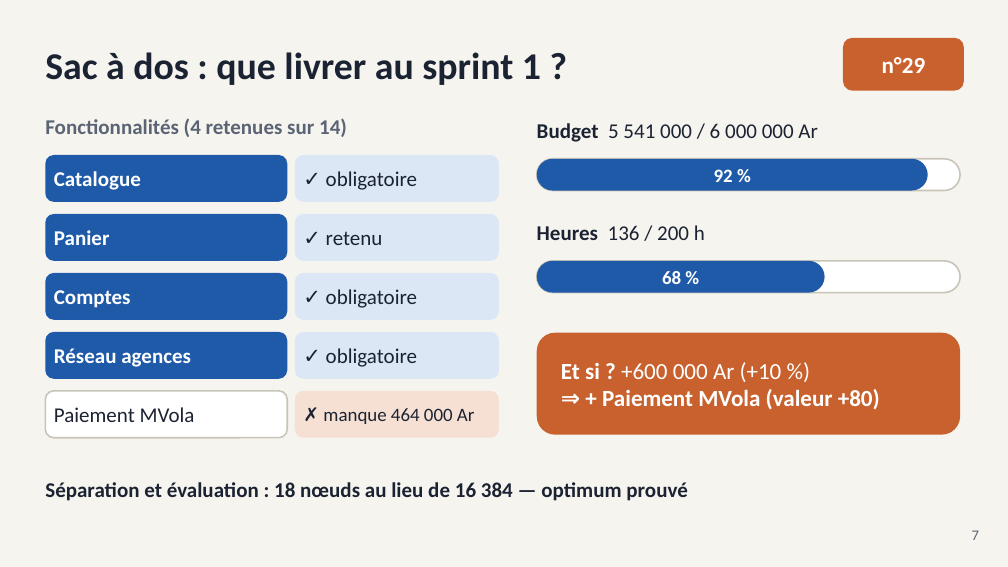
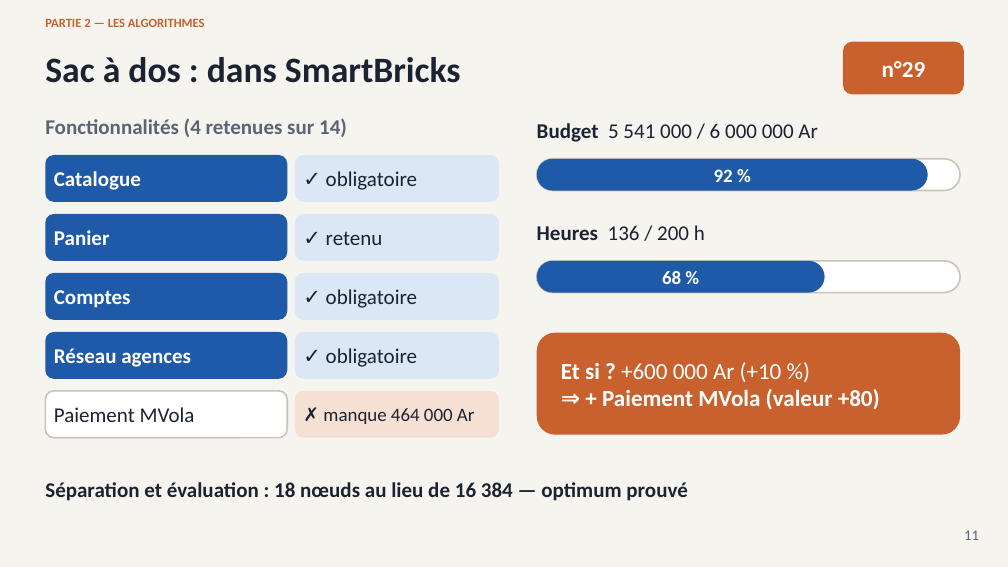
Before and after one commit to andokevin/smartbricks, a slide deck: slide 11 of docs/SmartBricks_presentation.pptx (slide 7 before the commit). Drawn at 1008x567 pixels with LibreOffice and Linux fonts; fonts in the diff are those of the drawing. Boxes give left, top, right and bottom in pixels: in the first picture for what was removed or moved away, otherwise in the second. Text is boxed around its words. In the diff, an @@ line names an element or a change of style, - is before the commit and + after.

```diff
--- a/docs/SmartBricks_presentation.pptx
+++ b/docs/SmartBricks_presentation.pptx
@@ text added at box(45, 18, 205, 27), 12 pt, text #C8612D, bold @@
+PARTIE 2 — LES ALGORITHMES
@@ text at box(45, 57, 461, 83): text changed; size 36 to 34 pt @@
-Sac à dos : que livrer au sprint 1 ?
+Sac à dos : dans SmartBricks
@@ rounded rectangle "n°29": place and size @@
-rounded rectangle "n°29" at box(843, 38, 964, 91)
+rounded rectangle "n°29" at box(843, 42, 964, 95)
@@ text at box(964, 530, 979, 540): text changed @@
-7
+11
```
Also in this commit, not shown: 6 other slides changed, 17 slides added, 8 slides removed, 4 other files.
